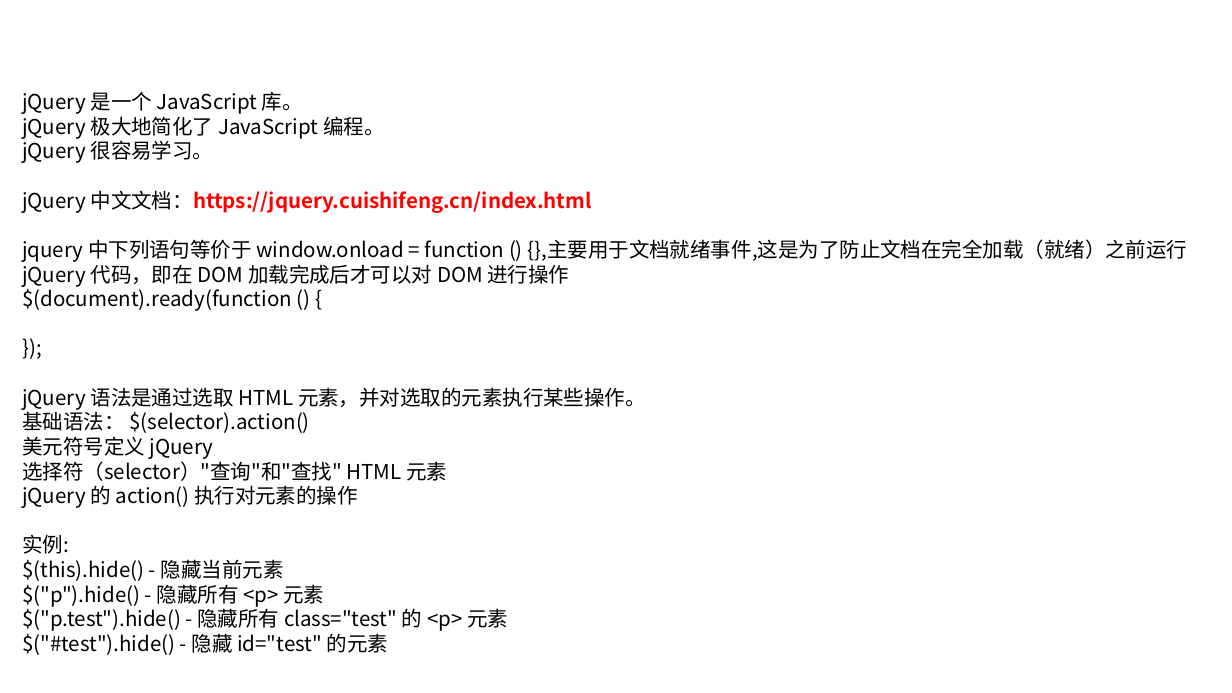
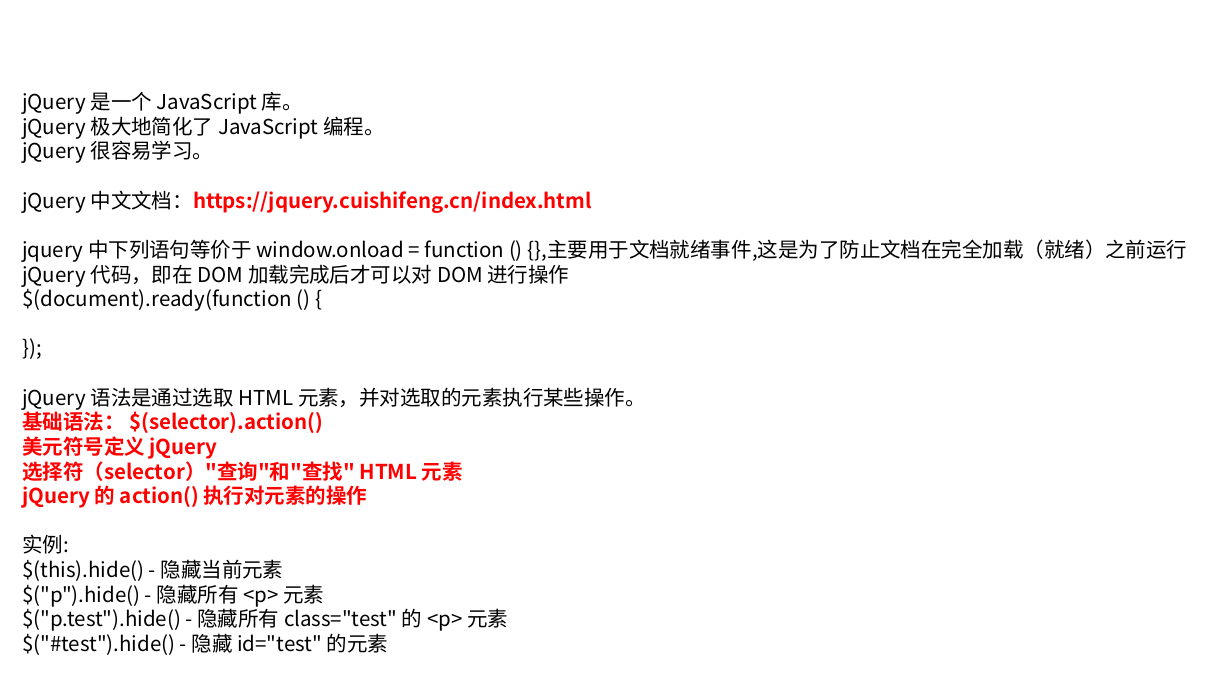
Before and after one commit to linkknown/PPT, a slide deck: slide 17 of 前端PPT/javascript 简介.pptx. Drawn at 1232x693 pixels with LibreOffice and Linux fonts; fonts in the diff are those of the drawing; background and template pictures are left out. Boxes give left, top, right and bottom in pixels: in the first picture for what was removed or moved away, otherwise in the second. Text is boxed around its words. In the diff, an @@ line names an element or a change of style, - is before the commit and + after.

```diff
--- a/前端PPT/javascript 简介.pptx
+++ b/前端PPT/javascript 简介.pptx
@@ text at (22, 409, 463, 508): text colour #000000 to #FF0000, bold on in "基础语法： $(selector).action()", "美元符号定义 jQuery", "选择符（selector）"查询"和"查找" HTML 元素", "jQuery 的 action() 执行对元素的操作" @@
```
Also in this commit, not shown: 4 other slides changed.
